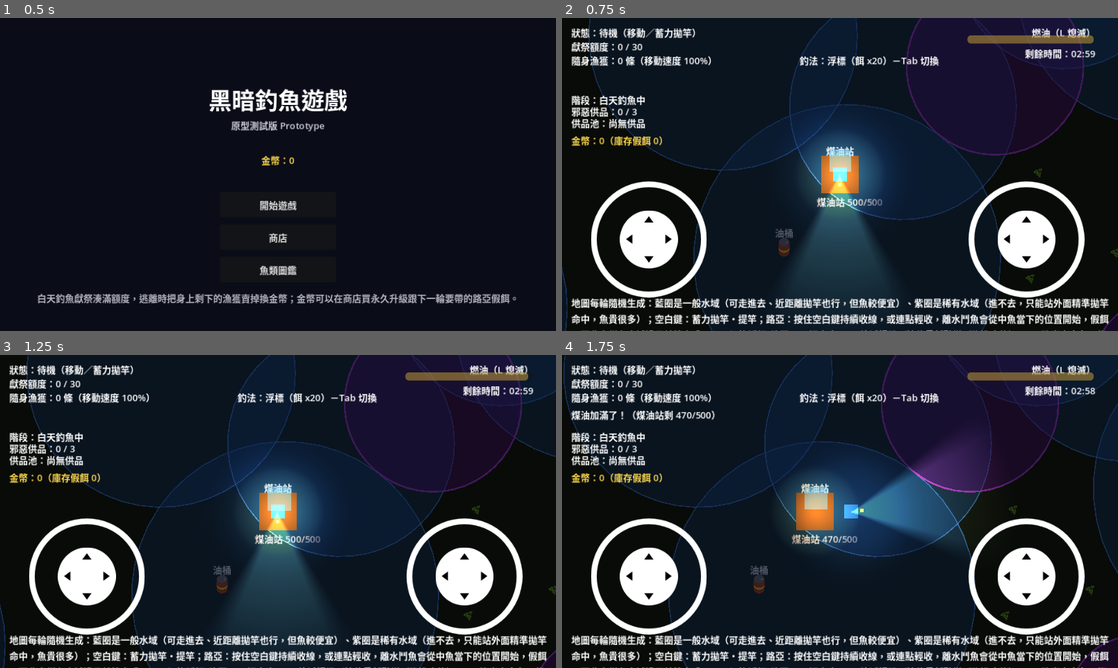
Above: before the commit, frames 1-4 (two rows, left to right).
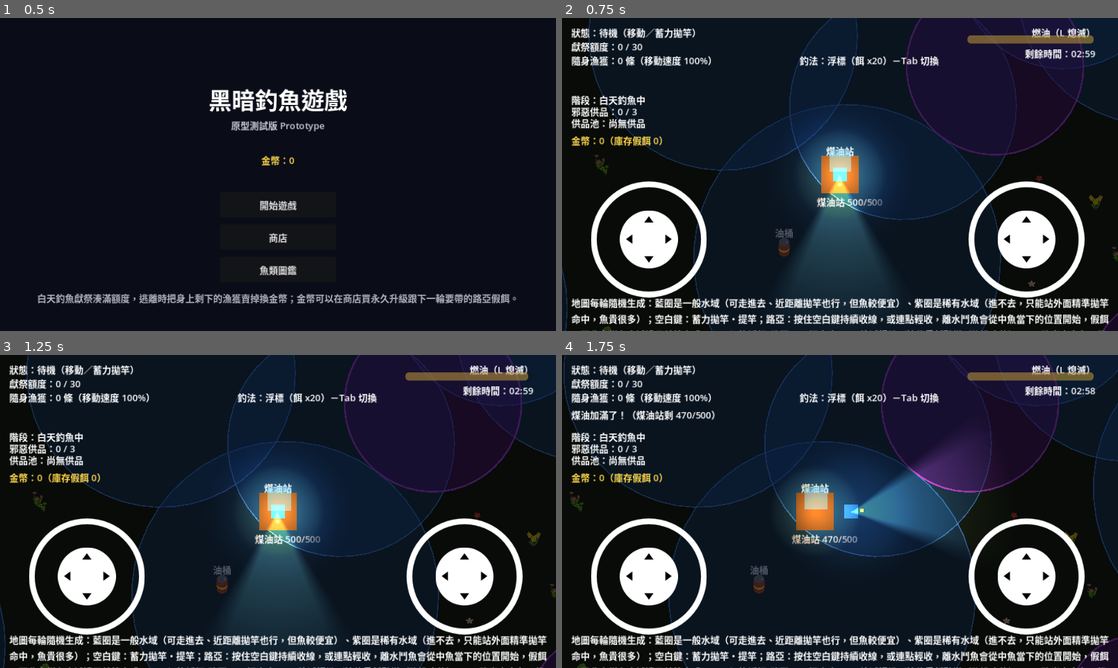
Above: after the commit, the same moments.

Repository: brian18964-bot/fishock
Game: Godot game, scene res://scenes/title_screen.tscn
Two runs of this game, one before a commit and one after it. Both use one fixed random seed, a clock stepped at 60 frames per second and the inputs below.
Inputs (mouse positions are in pixels of both pictures, inside the frame that each line leads up to):
- Up to frame 1 (0.5 s): no input
- Up to frame 2 (0.75 s): click "開始遊戲" at 0.5 s
- Up to frame 3 (1.25 s): no input
- Up to frame 4 (1.75 s): tap Enter at 1.25 s; move the mouse to (962, 495) at 1.27 s; hold Right (ui_right) from 1.28 s (still down); hold F from 1.28 s (still down); click (962, 495) at 1.42 s; tap Space at 1.52 s

Frame 1 is identical in both runs. In frame 2, 0.2% of the frame differs, in the area x 5-100%, y 43-100%; in frame 3, 0.2%; in frame 4, 0.2%.

Commit message:
Add five flower variants to the scattered ground cover
Two flower groups (true size) and three loose-petal cards (x1.5) from
Quaternius' Stylized Nature MegaKit (CC0), rendered through the same
55deg pipeline at the same pixel density as the other sprites. They
slightly overflowed the clover canvas, so the flowers share a 64x64
render camera; ground_cover.gd now carries a per-variant anchor offset.
Raised the scatter count from 45 to 60 so each of the seven variants
still shows up a handful of times per map.

Co-Authored-By: Claude Opus 5.5 <noreply@anthropic.com>
Claude-Session: https://claude.ai/code/session_01E8ouZNnFGnS8DUZSFp8fpg

Diff:
--- a/scripts/ground_cover.gd
+++ b/scripts/ground_cover.gd
@@ -1,20 +1,41 @@
 extends Sprite2D
 
 ## Purely decorative ground plants (no collision, no hiding) scattered by
-## map_generator.gd. Clover renders from Quaternius' Stylized Nature MegaKit
-## (CC0) via tools/render_sprite.py, scaled x1.5 so they read at game size.
-## Never flipped for variety: flip_h mirrors the texture but not the normal
-## map's X channel, which would light them from the wrong side.
+## map_generator.gd. Rendered from Quaternius' Stylized Nature MegaKit (CC0)
+## via tools/render_sprite.py: clovers and loose petals x1.5, flower groups
+## at true size. Never flipped for variety: flip_h mirrors the texture but
+## not the normal map's X channel, which would light them from the wrong side.
 
-## Ground point in the 48x48 renders (center_y 0.651 units, 27.108 px/unit).
-const SPRITE_OFFSET := Vector2(0, -17.65)
 const SPRITE_SCALE := 0.5
+
+## offset: where the ground point sits relative to the texture center.
+## Clovers: 48x48 canvas, center_y 0.651. Flowers: 64x64, center_y 0.635.
+## Both at 27.108 px/unit, so offset.y = -center_y * 27.108.
+const CLOVER_OFFSET := Vector2(0, -17.65)
+const FLOWER_OFFSET := Vector2(0, -17.21)
 
 const VARIANTS := [
 	{"albedo": preload("res://assets/sprites/ground_cover/clover_1_55deg_albedo.png"),
-	 "normal": preload("res://assets/sprites/ground_cover/clover_1_55deg_normal.png")},
+	 "normal": preload("res://assets/sprites/ground_cover/clover_1_55deg_normal.png"),
+	 "offset": CLOVER_OFFSET},
 	{"albedo": preload("res://assets/sprites/ground_cover/clover_2_55deg_albedo.png"),
-	 "normal": preload("res://assets/sprites/ground_cover/clover_2_55deg_normal.png")},
+	 "normal": preload("res://assets/sprites/ground_cover/clover_2_55deg_normal.png"),
+	 "offset": CLOVER_OFFSET},
+	{"albedo": preload("res://assets/sprites/ground_cover/flower_group_1_55deg_albedo.png"),
+	 "normal": preload("res://assets/sprites/ground_cover/flower_group_1_55deg_normal.png"),
+	 "offset": FLOWER_OFFSET},
+	{"albedo": preload("res://assets/sprites/ground_cover/flower_group_2_55deg_albedo.png"),
+	 "normal": preload("res://assets/sprites/ground_cover/flower_group_2_55deg_normal.png"),
+	 "offset": FLOWER_OFFSET},
+	{"albedo": preload("res://assets/sprites/ground_cover/flower_petal_1_55deg_albedo.png"),
+	 "normal": preload("res://assets/sprites/ground_cover/flower_petal_1_55deg_normal.png"),
+	 "offset": FLOWER_OFFSET},
+	{"albedo": preload("res://assets/sprites/ground_cover/flower_petal_2_55deg_albedo.png"),
+	 "normal": preload("res://assets/sprites/ground_cover/flower_petal_2_55deg_normal.png"),
+	 "offset": FLOWER_OFFSET},
+	{"albedo": preload("res://assets/sprites/ground_cover/flower_petal_3_55deg_albedo.png"),
+	 "normal": preload("res://assets/sprites/ground_cover/flower_petal_3_55deg_normal.png"),
+	 "offset": FLOWER_OFFSET},
 ]
 
 
@@ -24,5 +45,5 @@
 	tex.diffuse_texture = variant.albedo
 	tex.normal_texture = variant.normal
 	texture = tex
-	offset = SPRITE_OFFSET
+	offset = variant.offset
 	scale = Vector2(SPRITE_SCALE, SPRITE_SCALE)
--- a/scripts/map_generator.gd
+++ b/scripts/map_generator.gd
@@ -46,7 +46,7 @@
 const PROP_AVOID_SPAWN_RADIUS := 180.0
 
 const GROUND_COVER_SCENE := preload("res://scenes/ground_cover.tscn")
-const GROUND_COVER_COUNT := 45
+const GROUND_COVER_COUNT := 60
 
 var water_zones: Array = []
 
Binary file added: art_src/ground_cover/flower_group_1.glb
Binary file added: art_src/ground_cover/flower_group_2.glb
Binary file added: art_src/ground_cover/flower_petal_1.glb
Binary file added: art_src/ground_cover/flower_petal_2.glb
Binary file added: art_src/ground_cover/flower_petal_3.glb
Binary file added: assets/sprites/ground_cover/flower_group_1_55deg_albedo.png
Not shown, added: assets/sprites/ground_cover/flower_group_1_55deg_albedo.png.import
Binary file added: assets/sprites/ground_cover/flower_group_1_55deg_normal.png
Not shown, added: assets/sprites/ground_cover/flower_group_1_55deg_normal.png.import
Binary file added: assets/sprites/ground_cover/flower_group_2_55deg_albedo.png
Not shown, added: assets/sprites/ground_cover/flower_group_2_55deg_albedo.png.import
Binary file added: assets/sprites/ground_cover/flower_group_2_55deg_normal.png
(and 14 more such lines)
